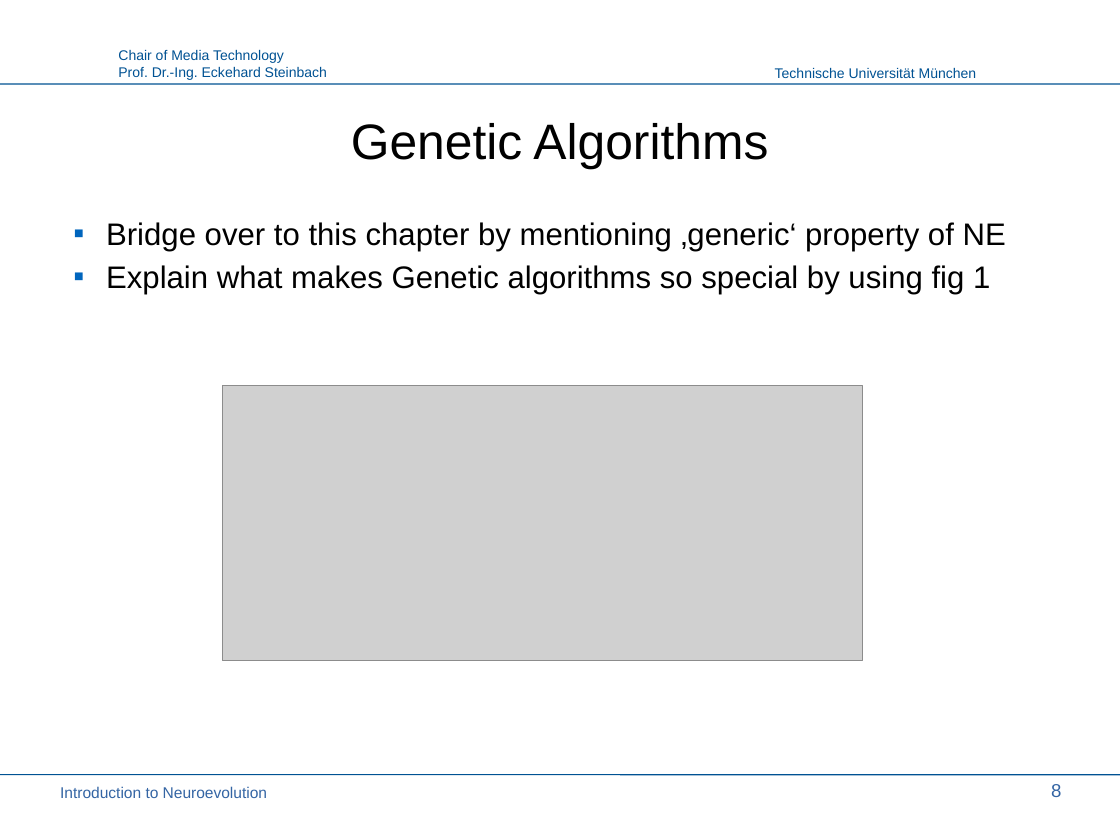
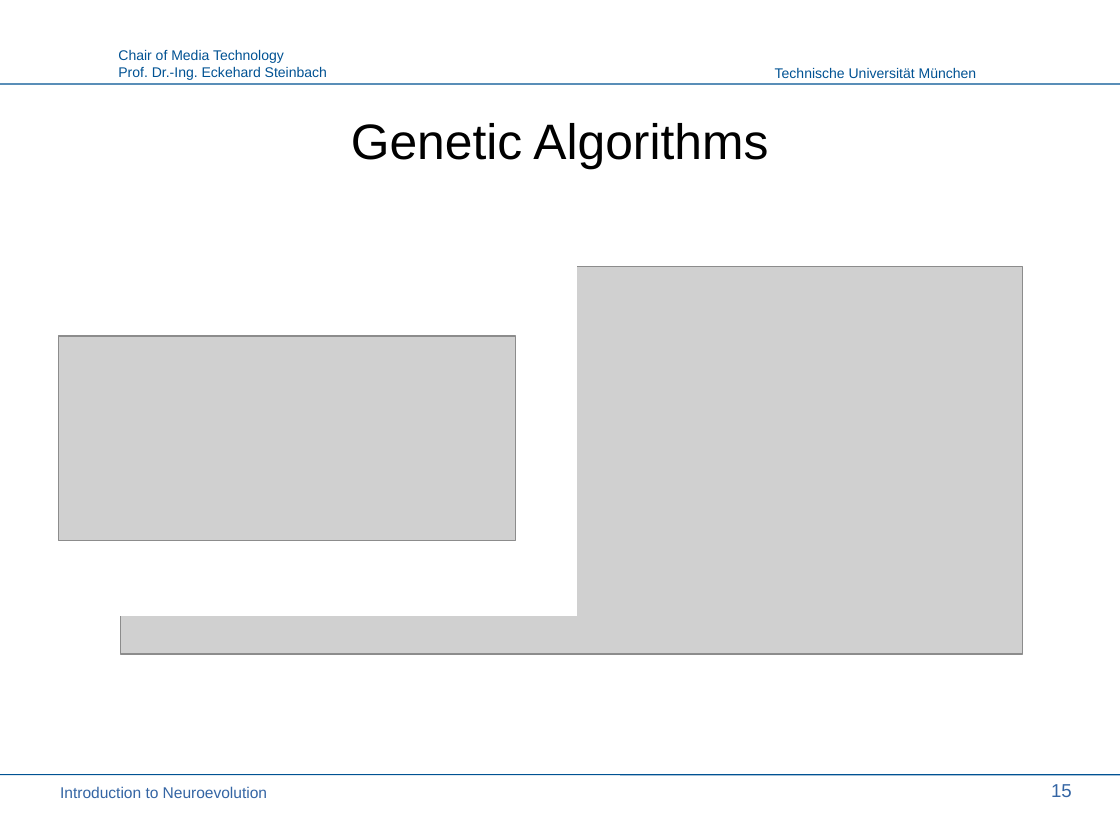
Before and after one commit to PaulPauls/Neuroevolution_of_Augmenting_Topologies_Paper, a slide deck: slide 15 of presentation/neuroevolution_presentation.odp (slide 8 before the commit). Drawn at 1120x840 pixels with LibreOffice and Linux fonts; fonts in the diff are those of the drawing; grey boxes stand for pictures; background and template pictures are left out. Boxes give left, top, right and bottom in pixels: in the first picture for what was removed or moved away, otherwise in the second. Text is boxed around its words. In the diff, an @@ line names an element or a change of style, - is before the commit and + after.

```diff
--- a/presentation/neuroevolution_presentation.odp
+++ b/presentation/neuroevolution_presentation.odp
@@ text removed at [106, 222, 1006, 295] @@
-▪ Bridge over to this chapter by mentioning ‚generic‘ property of NE
-▪ Explain what makes Genetic algorithms so special by using fig 1
@@ rectangle added at [17, 246, 577, 616], fill #FFFFFF, outline #FFFFFF 0 pt @@
@@ picture: place and size @@
-picture at [222, 385, 862, 661]
+picture at [121, 267, 1023, 654]
@@ picture added at [59, 336, 515, 540] @@
@@ page number at [1051, 784, 1072, 797]: text changed @@
-8
+15
```
Also in this commit, not shown: 15 other slides changed, 11 slides added.
